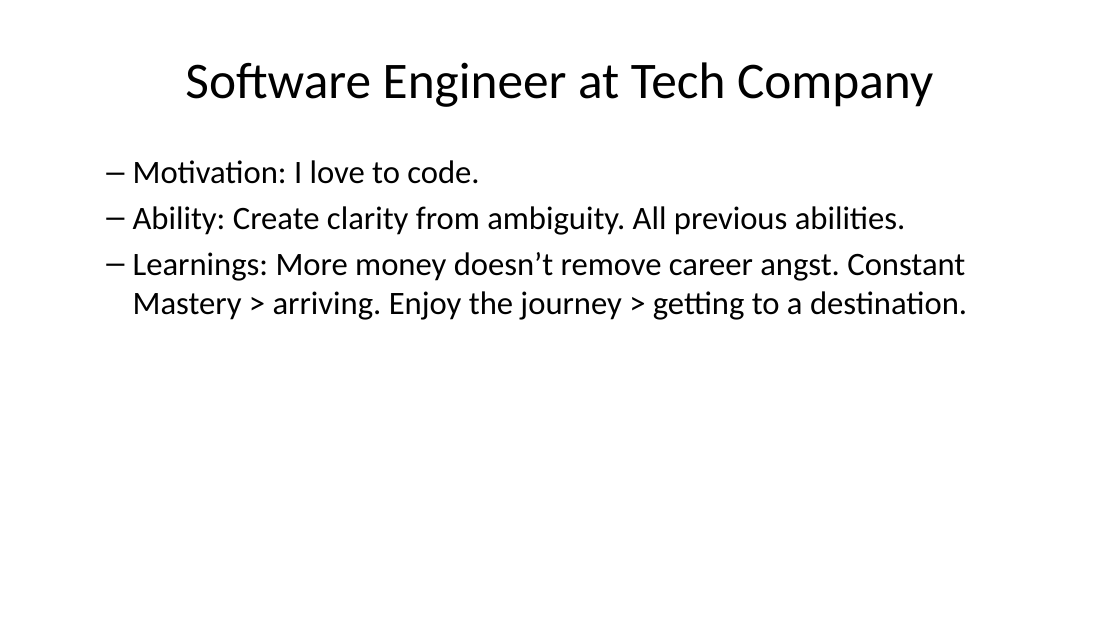
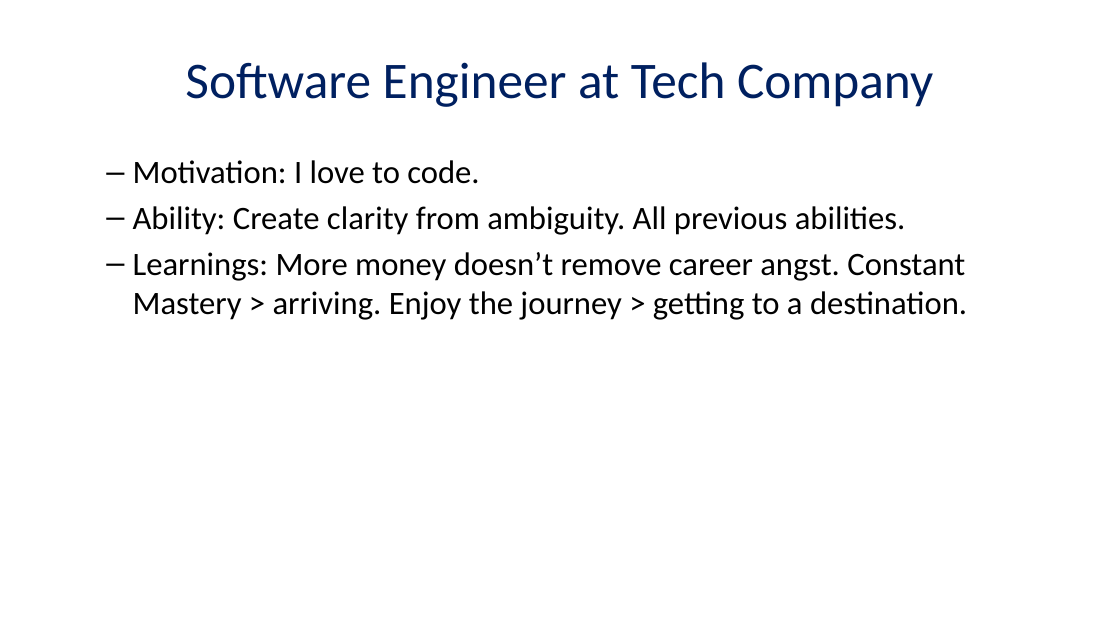
Before and after one commit to masters3d/ingenio, a slide deck: slide 6 of presentation/render/career_cheyo.pptx (slide 7 before the commit). Drawn at 1120x630 pixels with LibreOffice and Linux fonts; fonts in the diff are those of the drawing. Boxes give left, top, right and bottom in pixels: in the first picture for what was removed or moved away, otherwise in the second. Text is boxed around its words. In the diff, an @@ line names an element or a change of style, - is before the commit and + after.

```diff
--- a/presentation/render/career_cheyo.pptx
+++ b/presentation/render/career_cheyo.pptx
@@ title "Software Engineer at Tech Company" at <box>185,62,933,107</box>: text colour #000000 to #002060 @@
```
Also in this commit, not shown: 4 other slides changed, 1 slide removed, 2 other files.
